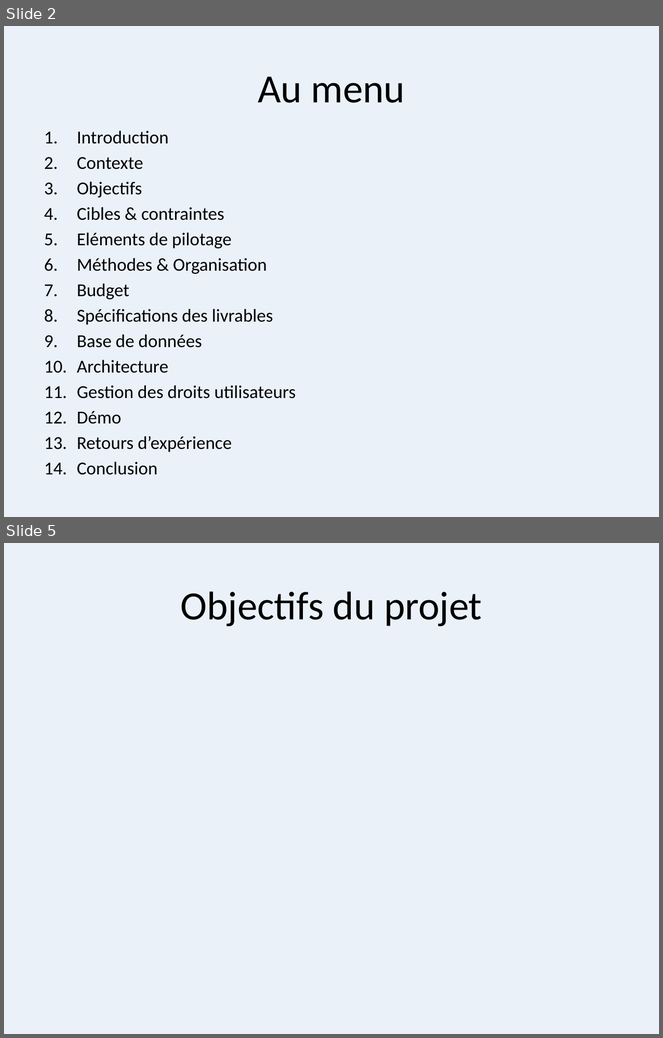
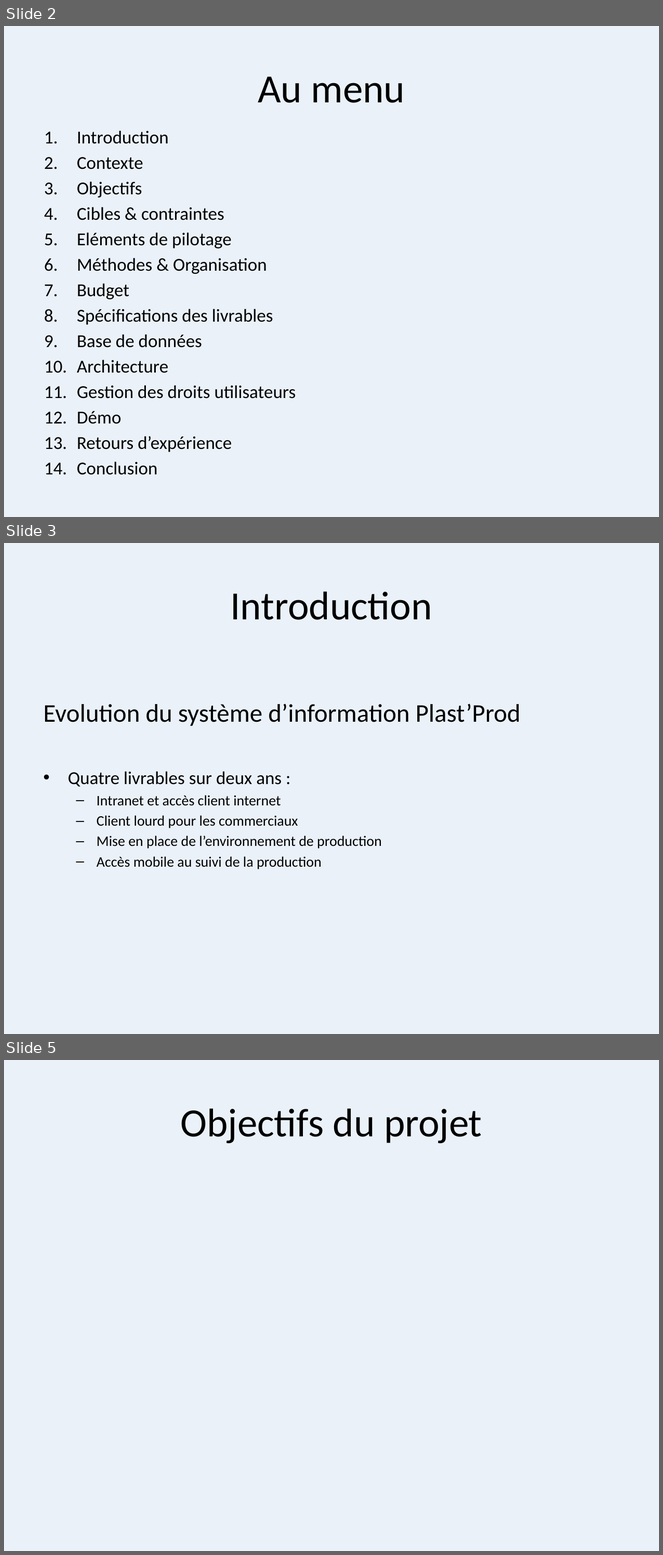
Before and after one commit to sylzys/cesi_komodo, a slide deck: AUTRES/DOC/Projet Plast’Prod.pptx. Shown one above the other, each under a label of ours: slides 2 and 5 before the commit, slides 2, 3 and 5 after it; the slides between them are not shown. The pictures are 663x1038 and 663x1555 pixels, drawn with LibreOffice and Linux fonts; fonts in the diff are those of the drawing. Boxes give left, top, right and bottom in pixels: in the first picture for what was removed or moved away, otherwise in the second. Text is boxed around its words. In the diff, an @@ line names an element or a change of style, - is before the commit and + after.

```diff
--- a/AUTRES/DOC/Projet Plast’Prod.pptx
+++ b/AUTRES/DOC/Projet Plast’Prod.pptx
@@ slide 3 added at (4, 543, 659, 1034), background #C6D9F1 at 36% opacity @@
@@ title added at (231, 591, 432, 620), 44 pt, text #000000 @@
+Introduction
@@ text added at (44, 704, 521, 870), 16 pt, text #000000 @@
+Evolution du système d’information Plast’Prod
+• Quatre livrables sur deux ans :
+  – Intranet et accès client internet
+  – Client lourd pour les commerciaux
+  – Mise en place de l’environnement de production
+  – Accès mobile au suivi de la production
```
Also in this commit, not shown: 4 other slides added, 2 slides removed.
